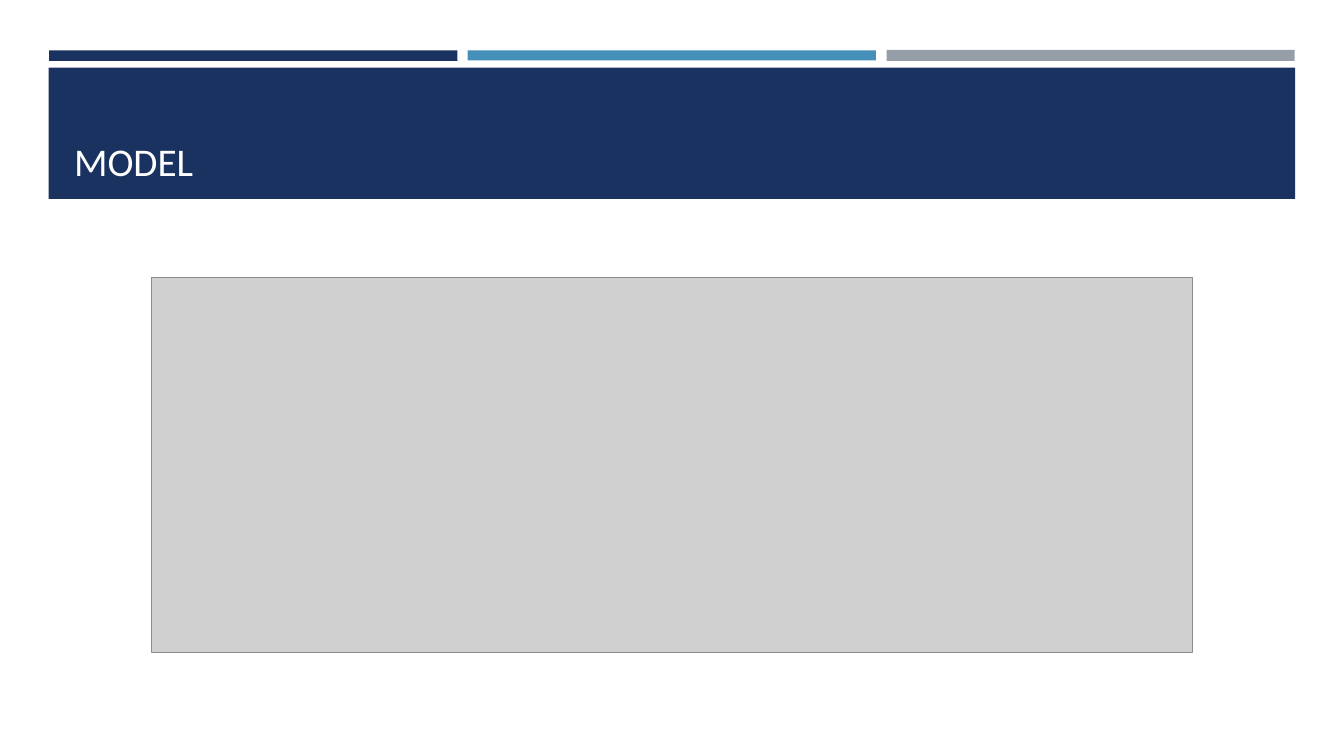
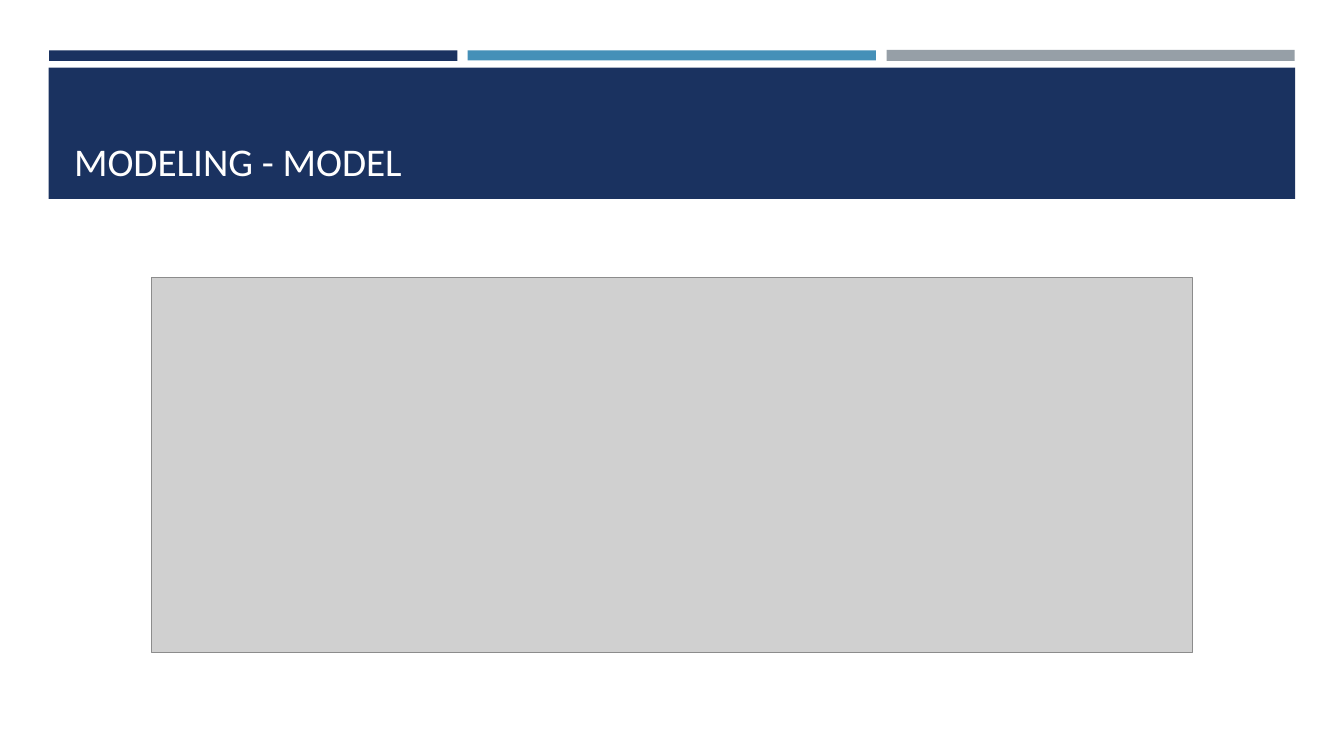
Before and after one commit to seakmengc/find_me, a slide deck: slide 11 of docs/find_me.pptx (slide 8 before the commit). Drawn at 1344x756 pixels with LibreOffice and Linux fonts; fonts in the diff are those of the drawing; grey boxes stand for pictures. Boxes give left, top, right and bottom in pixels: in the first picture for what was removed or moved away, otherwise in the second. Text is boxed around its words. In the diff, an @@ line names an element or a change of style, - is before the commit and + after.

```diff
--- a/docs/find_me.pptx
+++ b/docs/find_me.pptx
@@ title at [74, 150, 402, 177]: text changed @@
-MODEL
+MODELING - MODEL
```
Also in this commit, not shown: 4 other slides changed, 10 slides added, 3 slides removed, 3 other files.
